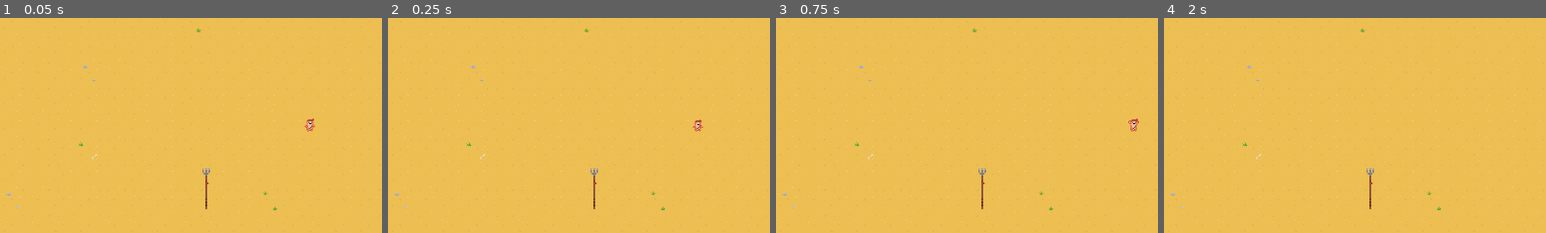
Above: before the commit, frames 1-4 (left to right).
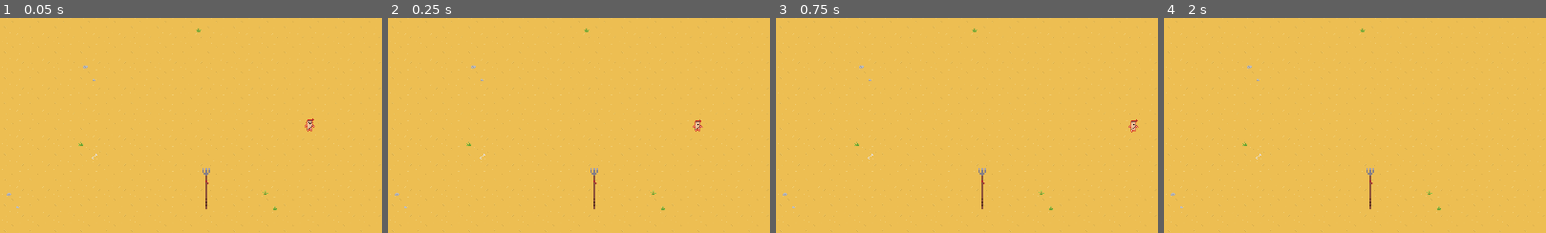
Above: after the commit, the same moments.

Repository: dev-cyprium/global-game-jam-game
Game: Godot game, scene res://world.tscn
Same seed, same stepped clock (60 frames per second), same inputs: the game is played once before the commit and once after it.
Inputs:
- Up to frame 1 (0.05 s): no input
- Up to frame 2 (0.25 s): no input
- Up to frame 3 (0.75 s): tap Enter at 0.5 s; hold D (right) from 0.53 s (still down); hold X (spear) from 0.53 s (still down)
- Up to frame 4 (2 s): tap Space at 1.25 s; release D (right) at 1.28 s; release X (spear) at 1.28 s; hold S (down) from 1.28 s (still down); tap X (spear) at 1.35 s
The pictures show only the part of the screen within x 50-100%, y 14-64%; the shares and areas given below are measured in that part.

The runs differ from the first frame. In frame 1, less than 0.1% of the frame differs, in the area x 79-83%, y 46-53%; in frame 2, less than 0.1%; in frame 3, less than 0.1%, in the area x 92-95%, y 46-54%; in frame 4, nothing differs.

Commit message:
added ui elements and hotfixes

Diff:
--- /dev/null
+++ b/WeaponManager.gd
@@ -0,0 +1,8 @@
+extends Node2D
+
+@onready var weapon: PackedScene = preload("res://spear.tscn")
+
+
+
+func fire_weapon():
+	pass
--- a/character_body_2d.gd
+++ b/character_body_2d.gd
@@ -3,12 +3,19 @@
 const SPEED = 300.0
 var time_passed = 0
 var spear_ammo = 0
-@onready var animated_sprite_2d = $AnimatedSprite2D
+
+@export var hp:float = 100.0
+
+@onready var weapon_manager = $WeaponManager
+@onready var main_sprites = $MainSprites
+
 @onready var weapon_addon = $weapon_addon
 @onready var weapons_holder = $Weapons_holder
+@onready var animation_player = $AnimationPlayer
 
 var cam :Camera2D
 var cam_zoomed:bool = false
+var dancing:bool = false
 
 func _ready():
 	cam = get_tree().get_nodes_in_group("main_camera")[0]
@@ -36,23 +43,51 @@
 	var direction_x = Input.get_axis("left", "right")
 	var direction_y = Input.get_axis("up", "down")
 
+	if Input.is_action_just_pressed("spear"):
+		attack()
+
+
 
 	#Animation checks
+
 	if direction_x or direction_y:
-		animated_sprite_2d.play("walk")
+		animation_player.play("walk")
+
 	else:
-		animated_sprite_2d.play("idle")
+		animation_player.play("idle")
 
-	if Input.is_action_pressed("spear"):
-		animated_sprite_2d.play("attack")
+	if Input.is_action_just_pressed("spear"):
+		if !dancing:
+			dancing = true
+		else:
+			dancing = false
+
 
 	if direction_x < 0:
-		animated_sprite_2d.flip_h = true
+		main_sprites.flip_h = true
 		weapon_addon.flip_h = true
 	if direction_x > 0:
-		animated_sprite_2d.flip_h = false
+		main_sprites.flip_h = false
 		weapon_addon.flip_h = false
 
 	velocity = Vector2(direction_x, direction_y).normalized() * SPEED
 
 	move_and_slide()
+
+func attack():
+	weapon_manager.fire_weapon()
+
+
+func death():
+	animation_player.play("death")
+	weapon_addon.visible = false
+	set_physics_process(false)
+	print("dead")
+
+func take_dmg(dmg):
+	hp -= dmg
+
+
+func _on_animation_player_animation_finished(anim_name):
+	pass
+		#call change scene
--- a/character_body_2d.tscn
+++ b/character_body_2d.tscn
@@ -1,203 +1,115 @@
-[gd_scene load_steps=32 format=3 uid="uid://cv2d1i0dghvxu"]
+[gd_scene load_steps=13 format=3 uid="uid://cv2d1i0dghvxu"]
 
 [ext_resource type="Script" path="res://character_body_2d.gd" id="1_7uwtw"]
 [ext_resource type="Texture2D" uid="uid://dptlm3jln1l07" path="res://assets/spear1.png" id="2_62t15"]
-[ext_resource type="Texture2D" uid="uid://bmydw6cvrth00" path="res://assets/player-Sheet.png" id="3_l30u2"]
-[ext_resource type="Texture2D" uid="uid://hgbrqnib3cmk" path="res://assets/player_anim/player-Sheet_dead_anim.png" id="4_12xml"]
+[ext_resource type="Script" path="res://WeaponManager.gd" id="3_v6tr2"]
+[ext_resource type="Texture2D" uid="uid://cra4ntb8vfmjn" path="res://assets/tiles/player-Sheet.png" id="4_paup7"]
 [ext_resource type="Texture2D" uid="uid://pqwb4chu16cp" path="res://assets/addons/weapon_strap.png" id="4_uobut"]
 
 [sub_resource type="RectangleShape2D" id="RectangleShape2D_pvvho"]
 
-[sub_resource type="AtlasTexture" id="AtlasTexture_yplma"]
-atlas = ExtResource("3_l30u2")
-region = Rect2(336, 16, 16, 16)
+[sub_resource type="Animation" id="Animation_qwi4f"]
+resource_name = "death"
+length = 0.9
+tracks/0/type = "value"
+tracks/0/imported = false
+tracks/0/enabled = true
+tracks/0/path = NodePath("MainSprites:frame")
+tracks/0/interp = 2
+tracks/0/loop_wrap = true
+tracks/0/keys = {
+"times": PackedFloat32Array(0, 0.1, 0.2, 0.3, 0.4, 0.5, 0.6, 0.7, 0.8),
+"transitions": PackedFloat32Array(1, 1, 1, 1, 1, 1, 1, 1, 1),
+"update": 1,
+"values": [15, 16, 17, 18, 19, 20, 21, 22, 23]
+}
+tracks/1/type = "value"
+tracks/1/imported = false
+tracks/1/enabled = true
+tracks/1/path = NodePath("MainSprites:self_modulate")
+tracks/1/interp = 2
+tracks/1/loop_wrap = true
+tracks/1/keys = {
+"times": PackedFloat32Array(0, 0.7, 0.9),
+"transitions": PackedFloat32Array(1, 1, 1),
+"update": 0,
+"values": [Color(1, 1, 1, 1), Color(1, 1, 1, 1), Color(1, 1, 1, 0)]
+}
 
-[sub_resource type="AtlasTexture" id="AtlasTexture_s5w4f"]
-atlas = ExtResource("3_l30u2")
-region = Rect2(368, 16, 16, 16)
+[sub_resource type="Animation" id="Animation_75lsb"]
+resource_name = "idle"
+length = 0.6
+loop_mode = 1
+tracks/0/type = "value"
+tracks/0/imported = false
+tracks/0/enabled = true
+tracks/0/path = NodePath("MainSprites:frame")
+tracks/0/interp = 2
+tracks/0/loop_wrap = true
+tracks/0/keys = {
+"times": PackedFloat32Array(0, 0.2, 0.4, 0.6),
+"transitions": PackedFloat32Array(1, 1, 1, 1),
+"update": 1,
+"values": [0, 1, 2, 3]
+}
 
-[sub_resource type="AtlasTexture" id="AtlasTexture_wunc1"]
-atlas = ExtResource("3_l30u2")
-region = Rect2(400, 16, 16, 16)
+[sub_resource type="Animation" id="Animation_s05ij"]
+resource_name = "walk"
+length = 0.7
+loop_mode = 1
+tracks/0/type = "value"
+tracks/0/imported = false
+tracks/0/enabled = true
+tracks/0/path = NodePath("MainSprites:frame")
+tracks/0/interp = 2
+tracks/0/loop_wrap = true
+tracks/0/keys = {
+"times": PackedFloat32Array(0, 0.1, 0.2, 0.3, 0.4, 0.5, 0.6),
+"transitions": PackedFloat32Array(1, 1, 1, 1, 1, 1, 1),
+"update": 1,
+"values": [3, 4, 5, 6, 7, 8, 9]
+}
 
-[sub_resource type="AtlasTexture" id="AtlasTexture_ymtuf"]
-atlas = ExtResource("3_l30u2")
-region = Rect2(432, 16, 16, 16)
+[sub_resource type="Animation" id="Animation_erljh"]
+resource_name = "dancing"
+length = 0.6
+loop_mode = 1
+tracks/0/type = "value"
+tracks/0/imported = false
+tracks/0/enabled = true
+tracks/0/path = NodePath("MainSprites:frame")
+tracks/0/interp = 2
+tracks/0/loop_wrap = true
+tracks/0/keys = {
+"times": PackedFloat32Array(0, 0.1, 0.2, 0.4, 0.5),
+"transitions": PackedFloat32Array(1, 1, 1, 1, 1),
+"update": 1,
+"values": [10, 11, 12, 13, 14]
+}
 
-[sub_resource type="AtlasTexture" id="AtlasTexture_d8bqk"]
-atlas = ExtResource("3_l30u2")
-region = Rect2(464, 16, 16, 16)
+[sub_resource type="Animation" id="Animation_lxcwv"]
+length = 0.001
+tracks/0/type = "value"
+tracks/0/imported = false
+tracks/0/enabled = true
+tracks/0/path = NodePath("MainSprites:frame")
+tracks/0/interp = 1
+tracks/0/loop_wrap = true
+tracks/0/keys = {
+"times": PackedFloat32Array(0),
+"transitions": PackedFloat32Array(1),
+"update": 1,
+"values": [0]
+}
 
-[sub_resource type="AtlasTexture" id="AtlasTexture_cql0p"]
-atlas = ExtResource("4_12xml")
-region = Rect2(9, 8, 32, 32)
-
-[sub_resource type="AtlasTexture" id="AtlasTexture_g0r6k"]
-atlas = ExtResource("4_12xml")
-region = Rect2(73, 8, 32, 32)
-
-[sub_resource type="AtlasTexture" id="AtlasTexture_ndwp7"]
-atlas = ExtResource("4_12xml")
-region = Rect2(137, 8, 32, 32)
-
-[sub_resource type="AtlasTexture" id="AtlasTexture_h3vx5"]
-atlas = ExtResource("4_12xml")
-region = Rect2(201, 8, 32, 32)
-
-[sub_resource type="AtlasTexture" id="AtlasTexture_cdg4r"]
-atlas = ExtResource("4_12xml")
-region = Rect2(265, 8, 32, 32)
-
-[sub_resource type="AtlasTexture" id="AtlasTexture_nytrp"]
-atlas = ExtResource("4_12xml")
-region = Rect2(329, 8, 32, 32)
-
-[sub_resource type="AtlasTexture" id="AtlasTexture_go8v5"]
-atlas = ExtResource("4_12xml")
-region = Rect2(393, 8, 32, 32)
-
-[sub_resource type="AtlasTexture" id="AtlasTexture_gfnrv"]
-atlas = ExtResource("4_12xml")
-region = Rect2(457, 8, 32, 32)
-
-[sub_resource type="AtlasTexture" id="AtlasTexture_52wtv"]
-atlas = ExtResource("4_12xml")
-region = Rect2(521, 8, 32, 32)
-
-[sub_resource type="AtlasTexture" id="AtlasTexture_uxj61"]
-atlas = ExtResource("3_l30u2")
-region = Rect2(16, 16, 16, 16)
-
-[sub_resource type="AtlasTexture" id="AtlasTexture_vdo5l"]
-atlas = ExtResource("3_l30u2")
-region = Rect2(48, 16, 16, 16)
-
-[sub_resource type="AtlasTexture" id="AtlasTexture_h0r2r"]
-atlas = ExtResource("3_l30u2")
-region = Rect2(80, 16, 16, 16)
-
-[sub_resource type="AtlasTexture" id="AtlasTexture_uebs7"]
-atlas = ExtResource("3_l30u2")
-region = Rect2(112, 16, 16, 16)
-
-[sub_resource type="AtlasTexture" id="AtlasTexture_wkqji"]
-atlas = ExtResource("3_l30u2")
-region = Rect2(144, 16, 16, 16)
-
-[sub_resource type="AtlasTexture" id="AtlasTexture_h6b72"]
-atlas = ExtResource("3_l30u2")
-region = Rect2(176, 16, 16, 16)
-
-[sub_resource type="AtlasTexture" id="AtlasTexture_xoig2"]
-atlas = ExtResource("3_l30u2")
-region = Rect2(208, 16, 16, 16)
-
-[sub_resource type="AtlasTexture" id="AtlasTexture_opj68"]
-atlas = ExtResource("3_l30u2")
-region = Rect2(240, 16, 16, 16)
-
-[sub_resource type="AtlasTexture" id="AtlasTexture_etw00"]
-atlas = ExtResource("3_l30u2")
-region = Rect2(272, 16, 16, 16)
-
-[sub_resource type="AtlasTexture" id="AtlasTexture_hiv0n"]
-atlas = ExtResource("3_l30u2")
-region = Rect2(304, 16, 16, 16)
-
-[sub_resource type="SpriteFrames" id="SpriteFrames_1p1vm"]
-animations = [{
-"frames": [{
-"duration": 1.0,
-"texture": SubResource("AtlasTexture_yplma")
-}, {
-"duration": 1.0,
-"texture": SubResource("AtlasTexture_s5w4f")
-}, {
-"duration": 1.0,
-"texture": SubResource("AtlasTexture_wunc1")
-}, {
-"duration": 1.0,
-"texture": SubResource("AtlasTexture_ymtuf")
-}, {
-"duration": 1.0,
-"texture": SubResource("AtlasTexture_d8bqk")
-}],
-"loop": true,
-"name": &"attack",
-"speed": 5.0
-}, {
-"frames": [{
-"duration": 0.6,
-"texture": SubResource("AtlasTexture_cql0p")
-}, {
-"duration": 0.6,
-"texture": SubResource("AtlasTexture_g0r6k")
-}, {
-"duration": 0.6,
-"texture": SubResource("AtlasTexture_ndwp7")
-}, {
-"duration": 0.6,
-"texture": SubResource("AtlasTexture_h3vx5")
-}, {
-"duration": 0.6,
-"texture": SubResource("AtlasTexture_cdg4r")
-}, {
-"duration": 0.5,
-"texture": SubResource("AtlasTexture_nytrp")
-}, {
-"duration": 0.6,
-"texture": SubResource("AtlasTexture_go8v5")
-}, {
-"duration": 0.6,
-"texture": SubResource("AtlasTexture_gfnrv")
-}, {
-"duration": 0.6,
-"texture": SubResource("AtlasTexture_52wtv")
-}],
-"loop": true,
-"name": &"dead",
-"speed": 5.0
-}, {
-"frames": [{
-"duration": 1.0,
-"texture": SubResource("AtlasTexture_uxj61")
-}, {
-"duration": 1.0,
-"texture": SubResource("AtlasTexture_vdo5l")
-}, {
-"duration": 1.0,
-"texture": SubResource("AtlasTexture_h0r2r")
-}, {
-"duration": 1.0,
-"texture": SubResource("AtlasTexture_uebs7")
-}],
-"loop": true,
-"name": &"idle",
-"speed": 5.0
-}, {
-"frames": [{
-"duration": 0.6,
-"texture": SubResource("AtlasTexture_wkqji")
-}, {
-"duration": 0.6,
-"texture": SubResource("AtlasTexture_h6b72")
-}, {
-"duration": 0.6,
-"texture": SubResource("AtlasTexture_xoig2")
-}, {
-"duration": 0.6,
-"texture": SubResource("AtlasTexture_opj68")
-}, {
-"duration": 0.6,
-"texture": SubResource("AtlasTexture_etw00")
-}, {
-"duration": 0.6,
-"texture": SubResource("AtlasTexture_hiv0n")
-}],
-"loop": true,
-"name": &"walk",
-"speed": 5.0
-}]
+[sub_resource type="AnimationLibrary" id="AnimationLibrary_hqwdh"]
+_data = {
+"RESET": SubResource("Animation_lxcwv"),
+"dancing": SubResource("Animation_erljh"),
+"death": SubResource("Animation_qwi4f"),
+"idle": SubResource("Animation_75lsb"),
+"walk": SubResource("Animation_s05ij")
+}
 
 [node name="Player" type="CharacterBody2D" groups=["player"]]
 script = ExtResource("1_7uwtw")
@@ -213,12 +125,20 @@
 shape = SubResource("RectangleShape2D_pvvho")
 
 [node name="WeaponManager" type="Node2D" parent="."]
+script = ExtResource("3_v6tr2")
 
-[node name="AnimatedSprite2D" type="AnimatedSprite2D" parent="."]
-sprite_frames = SubResource("SpriteFrames_1p1vm")
-animation = &"dead"
-frame_progress = 0.366721
+[node name="MainSprites" type="Sprite2D" parent="."]
+texture = ExtResource("4_paup7")
+hframes = 24
+
+[node name="AnimationPlayer" type="AnimationPlayer" parent="."]
+libraries = {
+"": SubResource("AnimationLibrary_hqwdh")
+}
+autoplay = "idle"
 
 [node name="weapon_addon" type="Sprite2D" parent="."]
 position = Vector2(0, 3.33333)
 texture = ExtResource("4_uobut")
+
+[connection signal="animation_finished" from="AnimationPlayer" to="." method="_on_animation_player_animation_finished"]
--- a/enemy.gd
+++ b/enemy.gd
@@ -4,6 +4,7 @@
 var player: Node2D
 var speed: float = 300.0
 var current_target = null
+@export var hp:float = 100.0
 
 @export var marker: PackedScene
 var camera: Camera2D
@@ -28,6 +29,10 @@
 @export var chase_speed = 250
 
 func _physics_process(delta):
+
+	if hp <=0:
+		death()
+
 	var current_target_pos = null
 	if current_target != null:
 		current_target_pos = current_target.global_position
@@ -87,3 +92,15 @@
 	attack.start()
 	current_target = null
 	state = State.IDLE
+
+
+func _on_hurtbox_area_shape_entered(area_rid, area, area_shape_index, local_shape_index):
+	if area.is_in_group("weapons"):
+		take_dmg(area.dmg)
+
+func death():
+	pass
+
+func take_dmg(dmg):
+	hp -= dmg
+	print("Current hp: ", hp)
--- a/enemy.tscn
+++ b/enemy.tscn
@@ -51,6 +51,9 @@
 [sub_resource type="Gradient" id="Gradient_b0puo"]
 colors = PackedColorArray(0.826088, 1, 0.80839, 1, 1, 1, 1, 1)
 
+[sub_resource type="CircleShape2D" id="CircleShape2D_21v42"]
+radius = 17.9897
+
 [node name="Enemy" type="CharacterBody2D"]
 scale = Vector2(1.00212, 1)
 script = ExtResource("1_4nc1e")
@@ -97,5 +100,12 @@
 hue_variation_min = 0.5
 hue_variation_max = 0.5
 
+[node name="Hurtbox" type="Area2D" parent="."]
+
+[node name="CollisionShape2D" type="CollisionShape2D" parent="Hurtbox"]
+position = Vector2(1, 0)
+shape = SubResource("CircleShape2D_21v42")
+
 [connection signal="timeout" from="Chase" to="." method="_on_chase_timeout"]
 [connection signal="timeout" from="Attack" to="." method="_on_timer_timeout"]
+[connection signal="area_shape_entered" from="Hurtbox" to="." method="_on_hurtbox_area_shape_entered"]
--- a/project.godot
+++ b/project.godot
@@ -93,6 +93,11 @@
 "events": [Object(InputEventKey,"resource_local_to_scene":false,"resource_name":"","device":-1,"window_id":0,"alt_pressed":false,"shift_pressed":false,"ctrl_pressed":false,"meta_pressed":false,"pressed":false,"keycode":0,"physical_keycode":90,"key_label":0,"unicode":122,"echo":false,"script":null)
 ]
 }
+dancing={
+"deadzone": 0.5,
+"events": [Object(InputEventKey,"resource_local_to_scene":false,"resource_name":"","device":-1,"window_id":0,"alt_pressed":false,"shift_pressed":false,"ctrl_pressed":false,"meta_pressed":false,"pressed":false,"keycode":0,"physical_keycode":32,"key_label":0,"unicode":32,"echo":false,"script":null)
+]
+}
 
 [rendering]
 
--- a/spear.gd
+++ b/spear.gd
@@ -1,6 +1,6 @@
 extends Area2D
 
-
+var dmg = 10
 # Called when the node enters the scene tree for the first time.
 func _ready():
 	pass # Replace with function body.
--- a/spear.tscn
+++ b/spear.tscn
@@ -6,7 +6,7 @@
 [sub_resource type="RectangleShape2D" id="RectangleShape2D_r1wk3"]
 size = Vector2(20, 27)
 
-[node name="Spear" type="Area2D"]
+[node name="Spear" type="Area2D" groups=["weapons"]]
 script = ExtResource("1_mdciq")
 
 [node name="Sprite2D" type="Sprite2D" parent="."]
Binary file removed: assets/player-Sheet.png
Binary file added: assets/tiles/player-Sheet.png
Not shown, changed: assets/tiles/player-Sheet.png.import
Not shown: 1 places in enemy.tscn that only renumber resources
